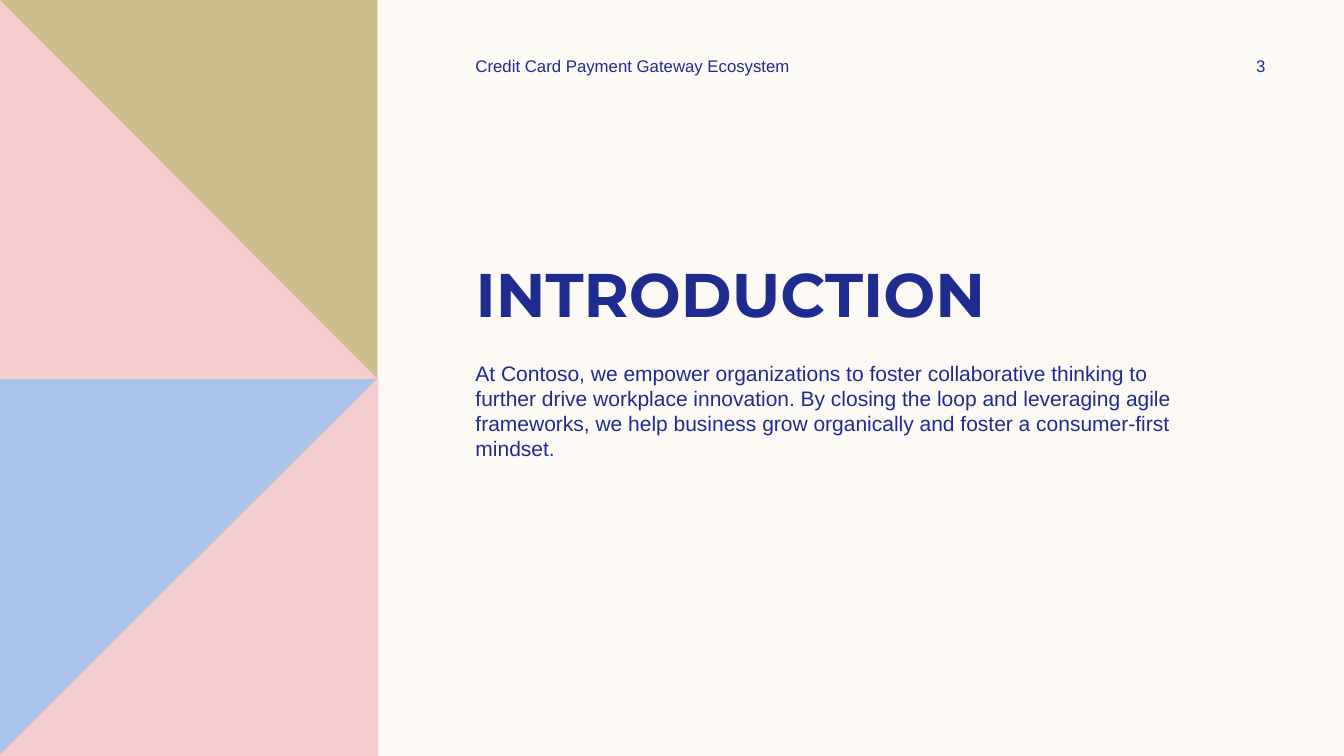
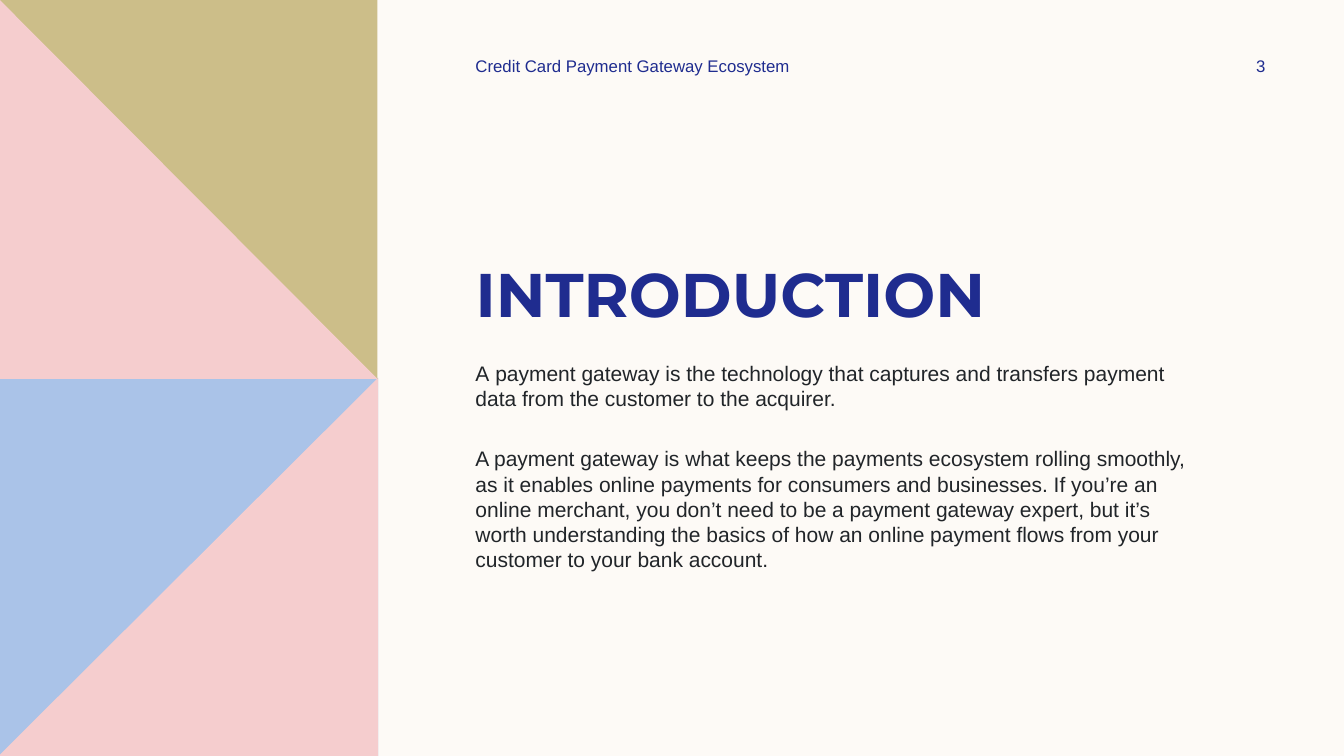
Before and after one commit to MuralidharPatnaikuni/microservices, a slide deck: slide 3 of Credit Card Payment Gateway Ecosystem.ppt. Drawn at 1344x756 pixels with LibreOffice and Linux fonts; fonts in the diff are those of the drawing. Boxes give left, top, right and bottom in pixels: in the first picture for what was removed or moved away, otherwise in the second. Text is boxed around its words. In the diff, an @@ line names an element or a change of style, - is before the commit and + after.

```diff
--- a/Credit Card Payment Gateway Ecosystem.ppt
+++ b/Credit Card Payment Gateway Ecosystem.ppt
@@ text at [475, 365, 1185, 572]: text changed; text colour #1F2C8F to #212529 @@
-At Contoso, we empower organizations to foster collaborative thinking to further drive workplace innovation. By closing the loop and leveraging agile frameworks, we help business grow organically and foster a consumer-first mindset.
+А payment gateway is the technology that captures and transfers payment data from the customer to the acquirer.
+A payment gateway is what keeps the payments ecosystem rolling smoothly, as it enables online payments for consumers and businesses. If you’re an online merchant, you don’t need to be a payment gateway expert, but it’s worth understanding the basics of how an online payment flows from your customer to your bank account.
```
